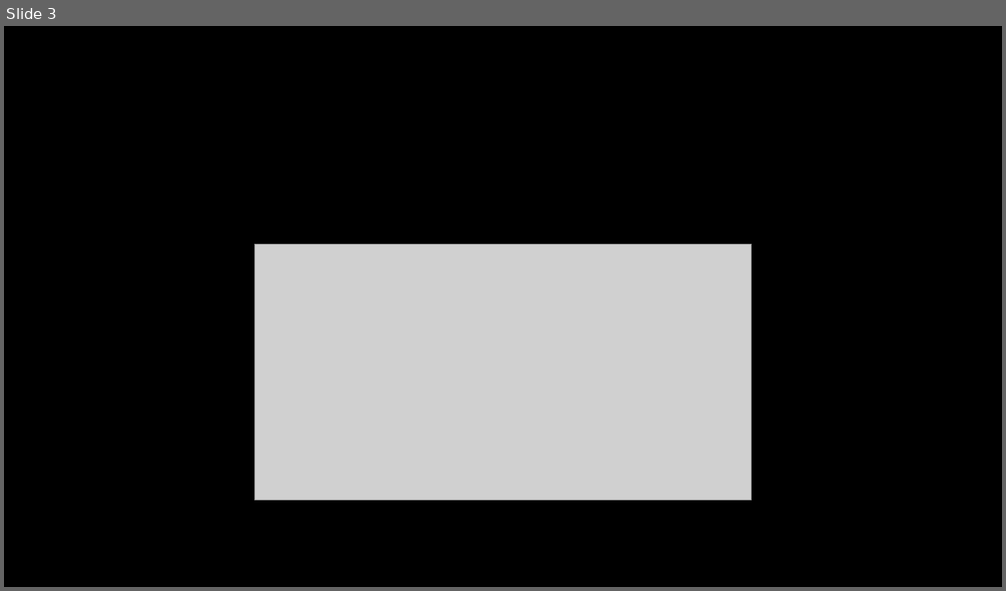
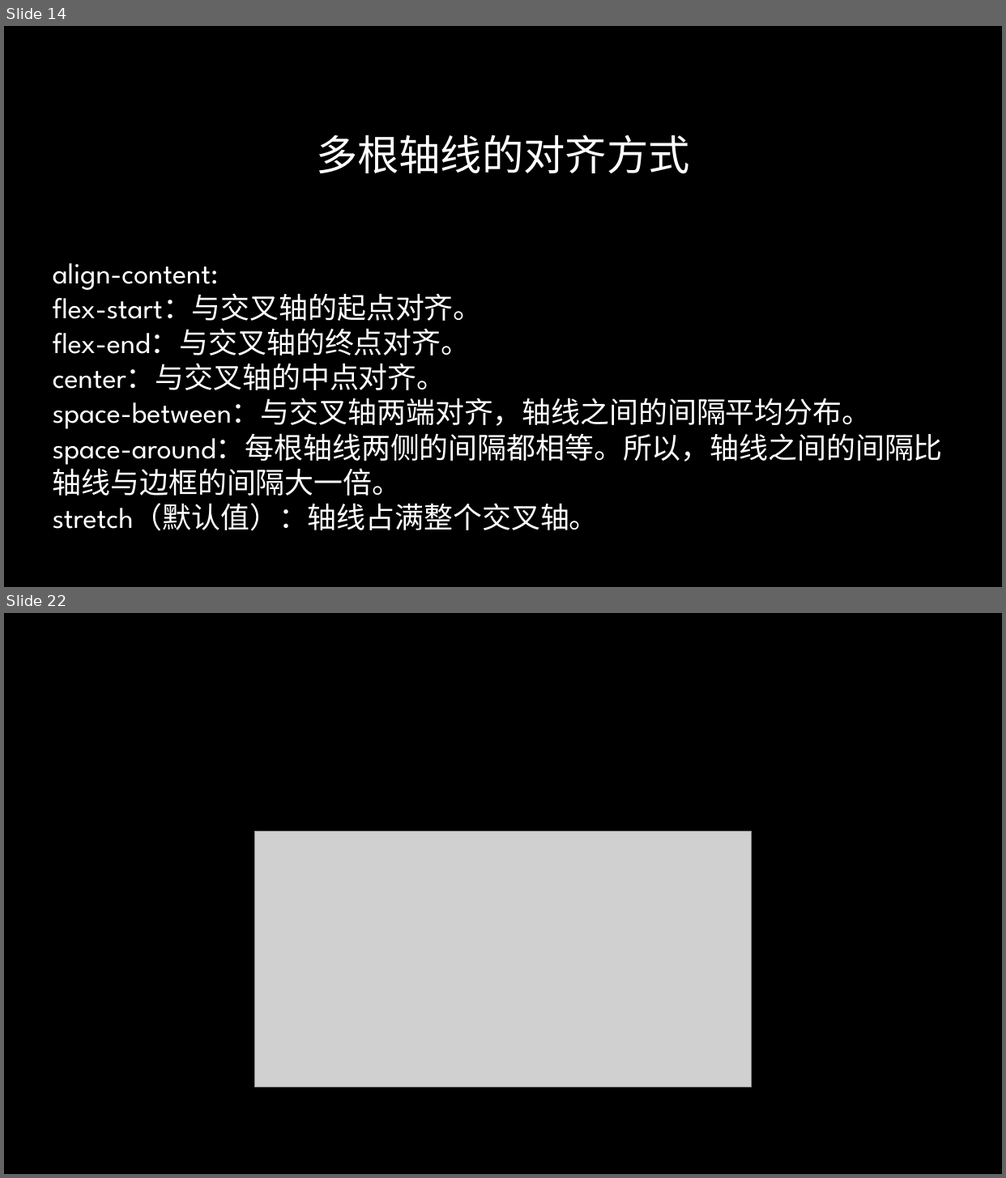
Before and after one commit to radiofly19841018/demo-flex, a slide deck: ppt/CSS Flex&Grid.pptx. Shown one above the other, each under a label of ours: slide 3 before the commit, slides 14 and 22 after it; the slides between them are not shown. The pictures are 1006x591 and 1006x1178 pixels, drawn with LibreOffice and Linux fonts; fonts in the diff are those of the drawing; grey boxes stand for pictures; background and template pictures are left out. Boxes give left, top, right and bottom in pixels: in the first picture for what was removed or moved away, otherwise in the second. Text is boxed around its words. In the diff, an @@ line names an element or a change of style, - is before the commit and + after.

```diff
--- a/ppt/CSS Flex&Grid.pptx
+++ b/ppt/CSS Flex&Grid.pptx
@@ slide 14 added at (x1=4, y1=26, x2=1002, y2=587), background picture (left out) @@
@@ title added at (x1=316, y1=135, x2=690, y2=174), 40 pt, text gradient #FFFFFF to #A6A6A6 @@
+多根轴线的对齐方式
@@ text added at (x1=53, y1=263, x2=943, y2=531), 28 pt, text #FFFFFF @@
+align-content:
+flex-start：与交叉轴的起点对齐。
+flex-end：与交叉轴的终点对齐。
+center：与交叉轴的中点对齐。
+space-between：与交叉轴两端对齐，轴线之间的间隔平均分布。
+space-around：每根轴线两侧的间隔都相等。所以，轴线之间的间隔比轴线与边框的间隔大一倍。
+stretch（默认值）：轴线占满整个交叉轴。
@@ what was slide 3 is now slide 22 @@
```
Also in this commit, not shown: 1 slide changed, 20 other slides added, 1 slide removed, 3 other files.
